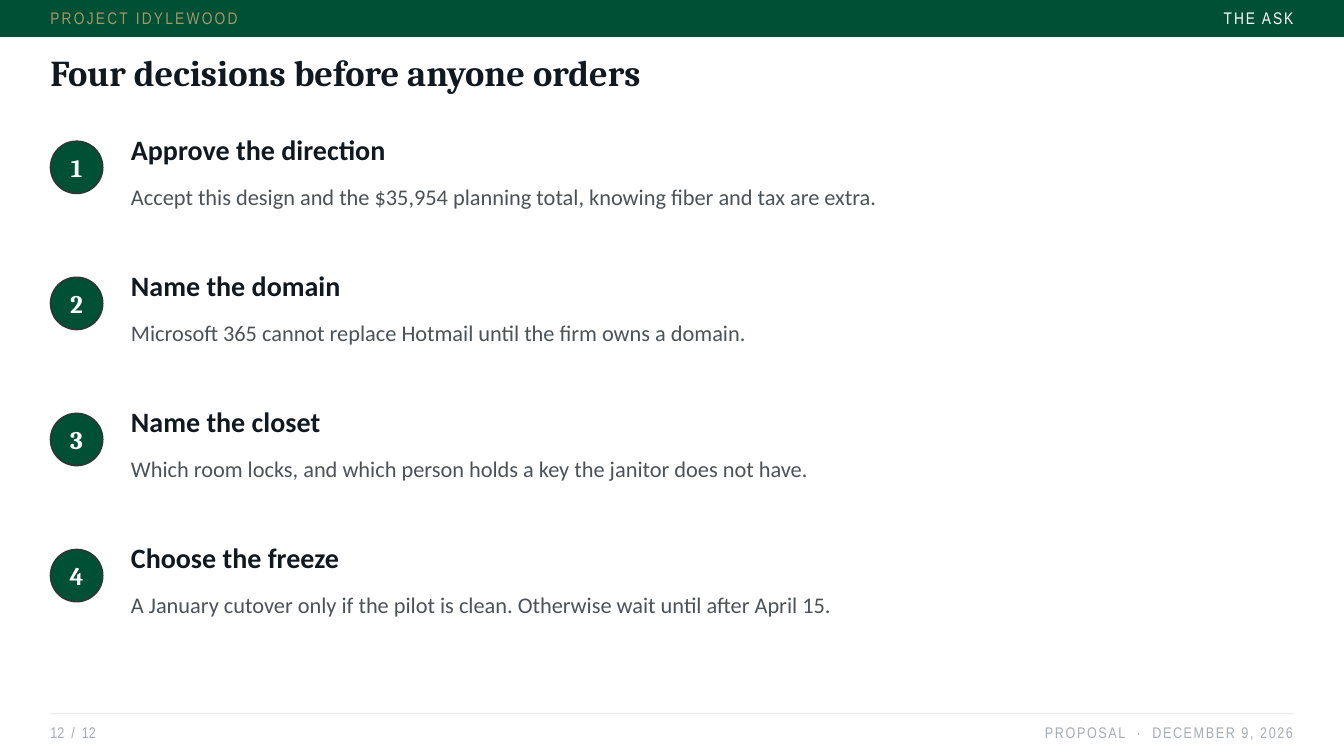
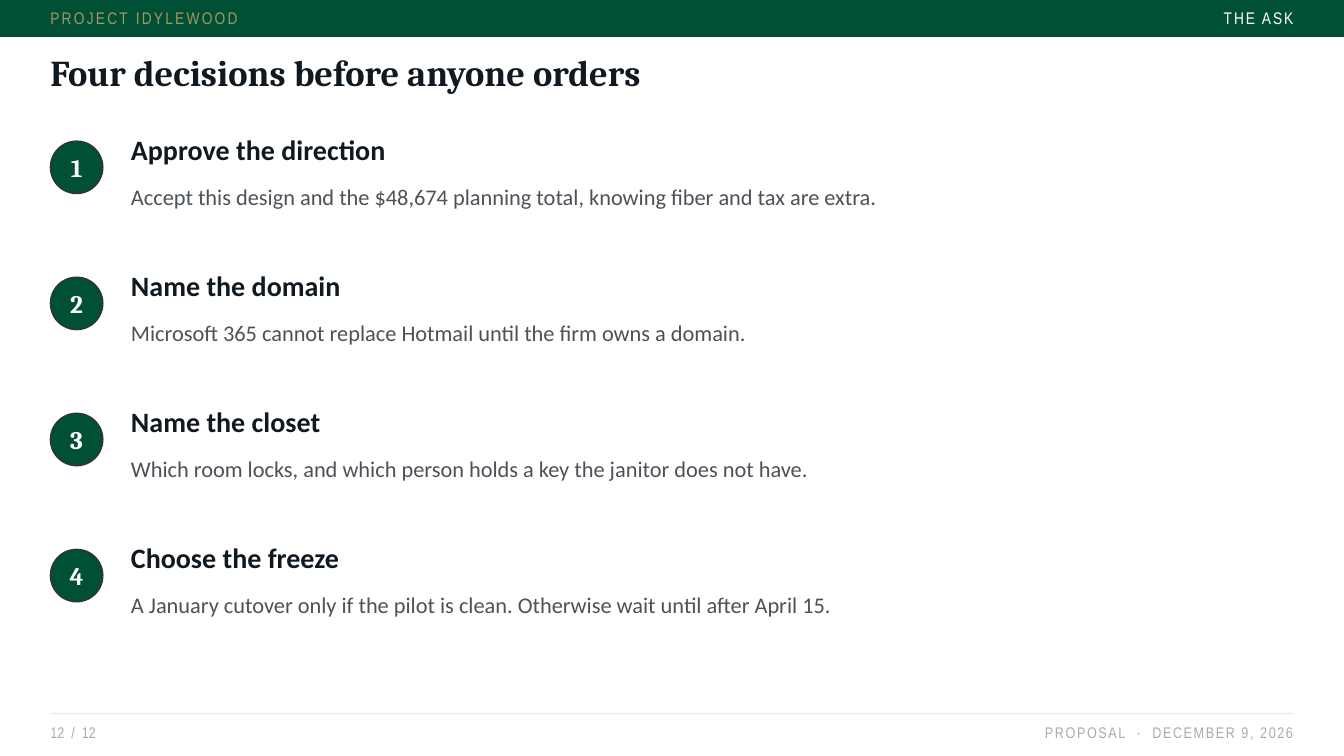
Before and after one commit to jxstjoeii/project-idylewood, a slide deck: slide 12 of slides/Project-Idylewood-Proposal.pptx. Drawn at 1344x756 pixels with LibreOffice and Linux fonts; fonts in the diff are those of the drawing. Boxes give left, top, right and bottom in pixels: in the first picture for what was removed or moved away, otherwise in the second. Text is boxed around its words. In the diff, an @@ line names an element or a change of style, - is before the commit and + after.

```diff
--- a/slides/Project-Idylewood-Proposal.pptx
+++ b/slides/Project-Idylewood-Proposal.pptx
@@ text at [131,189,876,209]: text changed @@
-Accept this design and the $35,954 planning total, knowing fiber and tax are extra.
+Accept this design and the $48,674 planning total, knowing fiber and tax are extra.
```
Also in this commit, not shown: 5 other slides changed, 5 other files.
